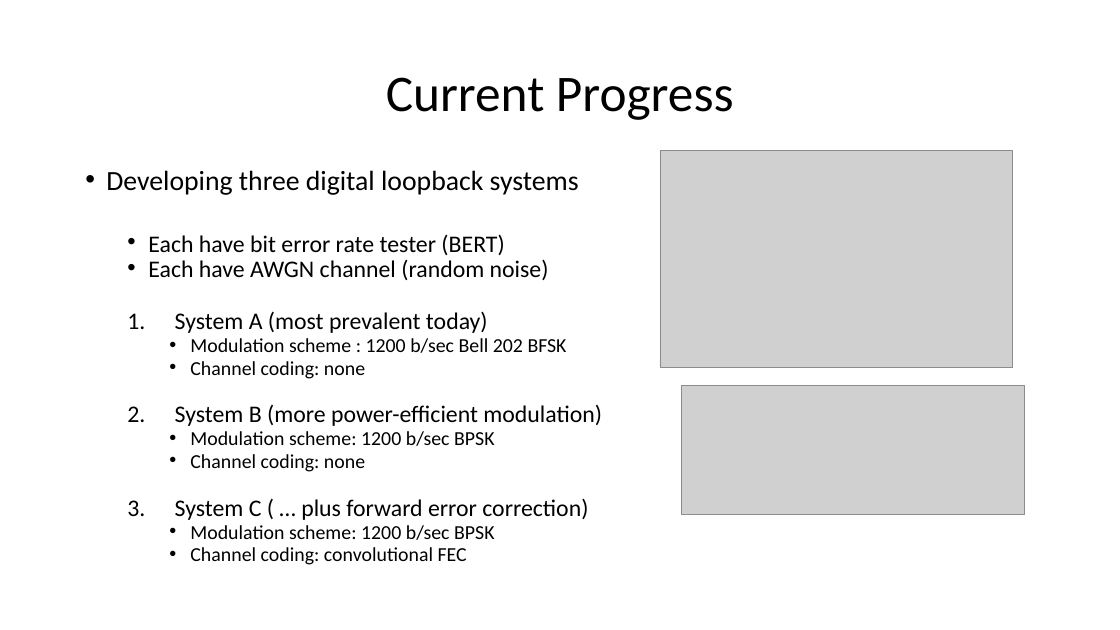
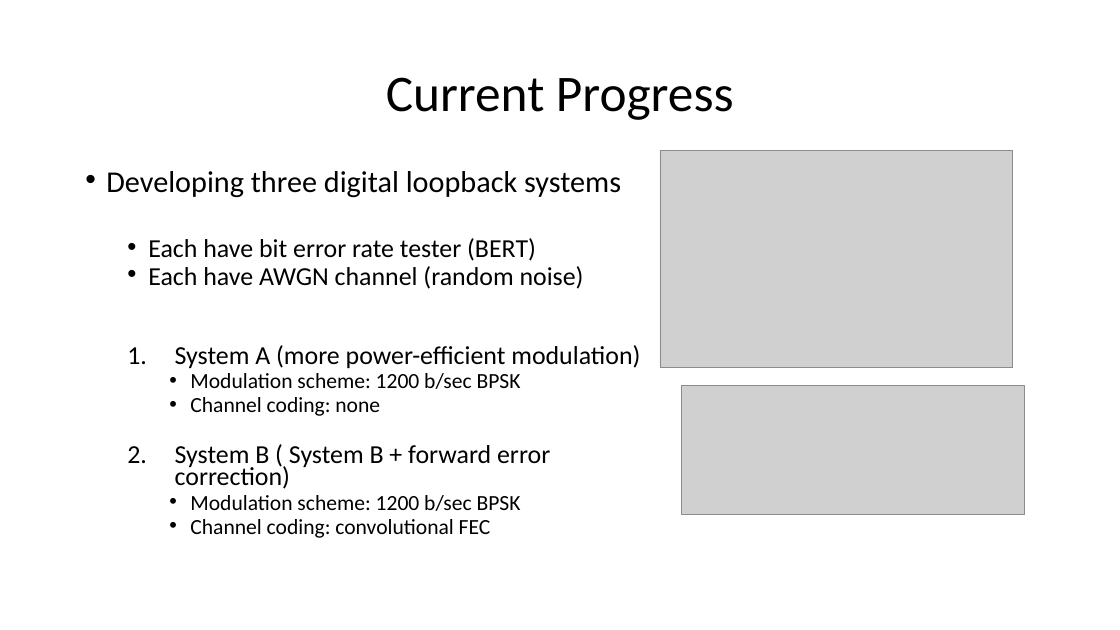
Before and after one commit to RadioInnovators/SD, a slide deck: slide 5 of Presentations/SD1/SD1_presentation.pptx. Drawn at 1120x630 pixels with LibreOffice and Linux fonts; fonts in the diff are those of the drawing; grey boxes stand for pictures. Boxes give left, top, right and bottom in pixels: in the first picture for what was removed or moved away, otherwise in the second. Text is boxed around its words. In the diff, an @@ line names an element or a change of style, - is before the commit and + after.

```diff
--- a/Presentations/SD1/SD1_presentation.pptx
+++ b/Presentations/SD1/SD1_presentation.pptx
@@ text at bbox=[106, 171, 621, 538]: size 23.8 to 25.9 pt in "Developing three digital loopback systems"; size 20.4 to 22.2 pt in "Each have bit error rate tester (BERT)", "Each have AWGN channel (random noise)"; size 17 to 18.5 pt in "Modulation scheme: 1200 b/sec BPSK", "Channel coding: none", "Modulation scheme: 1200 b/sec BPSK", "Channel coding: convolutional FEC" @@
@@ text at bbox=[175, 345, 640, 369]: text changed; size 20.4 to 22.2 pt @@
-  1. System A (most prevalent today)
-    • Modulation scheme : 1200 b/sec Bell 202 BFSK
-    • Channel coding: none
-  2. System B (more power-efficient modulation)
+  1. System A (more power-efficient modulation)
@@ text at bbox=[175, 445, 550, 489]: text changed; size 20.4 to 22.2 pt @@
-  3. System C ( … plus forward error correction)
+  2. System B ( System B + forward error correction)
```
Also in this commit, not shown: 2 slides added, 2 slides removed.
